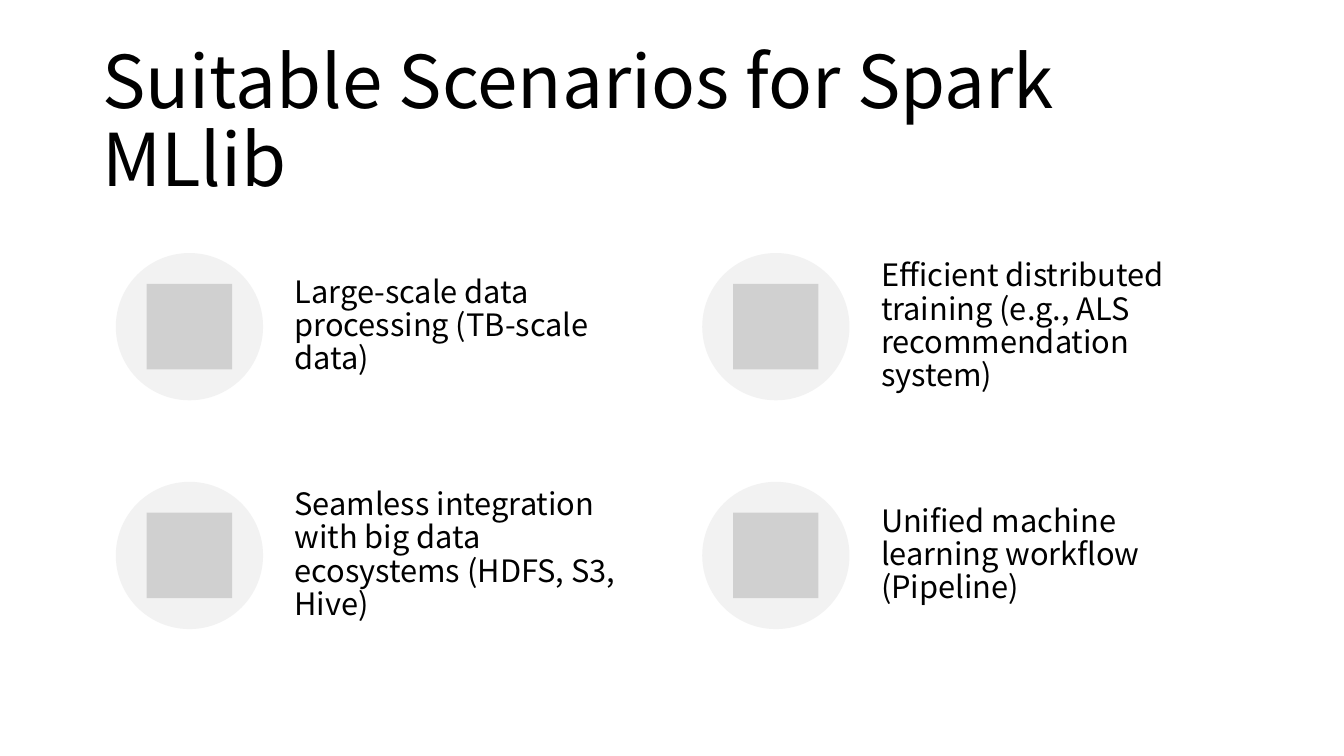
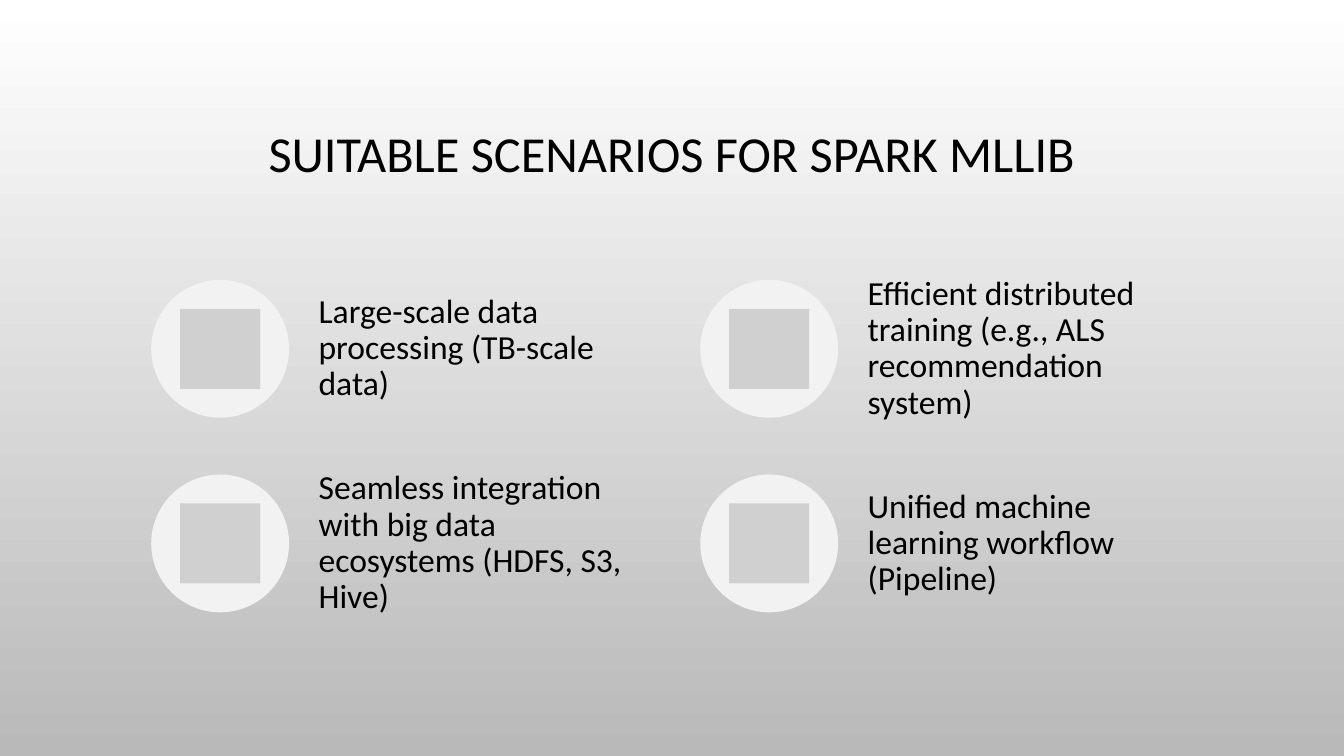
Before and after one commit to susie682/752-project, a slide deck: slide 3 of Commerce Product Recommendation with Spark ML-PPT - V2.pptx. Drawn at 1344x756 pixels with LibreOffice and Linux fonts; fonts in the diff are those of the drawing; grey boxes stand for pictures; background and template pictures are left out. Boxes give left, top, right and bottom in pixels: in the first picture for what was removed or moved away, otherwise in the second. Text is boxed around its words. In the diff, an @@ line names an element or a change of style, - is before the commit and + after.

Commit message:
format

```diff
--- a/Commerce Product Recommendation with Spark ML-PPT - V2.pptx
+++ b/Commerce Product Recommendation with Spark ML-PPT - V2.pptx
@@ background #FFFFFF to picture (left out) @@
@@ title at [269,139,1074,173]: text changed; size 52 to 36 pt; font Noto Sans CJK SC to Calibri @@
-Suitable Scenarios for Spark MLlib
+SUITABLE SCENARIOS FOR SPARK MLLIB
@@ picture removed at [147,284,233,370] @@
@@ ellipse: place and size @@
-ellipse at [116,253,263,400]
+ellipse at [151,280,289,418]
@@ text "Large-scale data processing (TB-scale data)": place and size @@
-text "Large-scale data processing (TB-scale data)" at [295,278,589,375]
+text "Large-scale data processing (TB-scale data)" at [319,299,594,400]
@@ ellipse: place and size @@
-ellipse at [703,253,850,400]
+ellipse at [701,280,839,418]
@@ size 22 to 24 pt, font Noto Sans CJK SC to Calibri in 4 elements at [319,475,622,613], [868,494,1114,596], [319,299,594,400], [868,281,1134,420] @@
@@ text "Efficient distributed training (e.g., ALS ...": place and size @@
-text "Efficient distributed training (e.g., ALS ..." at [881,261,1164,393]
+text "Efficient distributed training (e.g., ALS ..." at [868,281,1134,420]
@@ picture added at [180,309,260,388] @@
@@ picture: place and size @@
-picture at [733,284,819,370]
+picture at [729,309,809,388]
@@ ellipse: place and size @@
-ellipse at [116,482,263,629]
+ellipse at [151,475,289,613]
@@ text "Seamless integration with big data ...": place and size @@
-text "Seamless integration with big data ..." at [295,490,615,621]
+text "Seamless integration with big data ..." at [319,475,622,613]
@@ ellipse: place and size @@
-ellipse at [703,482,850,629]
+ellipse at [701,475,839,613]
@@ text "Unified machine learning workflow (Pipeline)": place and size @@
-text "Unified machine learning workflow (Pipeline)" at [881,507,1140,605]
+text "Unified machine learning workflow (Pipeline)" at [868,494,1114,596]
@@ picture added at [180,503,260,583] @@
@@ picture: place and size @@
-picture at [733,513,819,599]
+picture at [729,503,809,583]
@@ picture removed at [147,513,233,599] @@
```
Also in this commit, not shown: 14 other slides changed.
